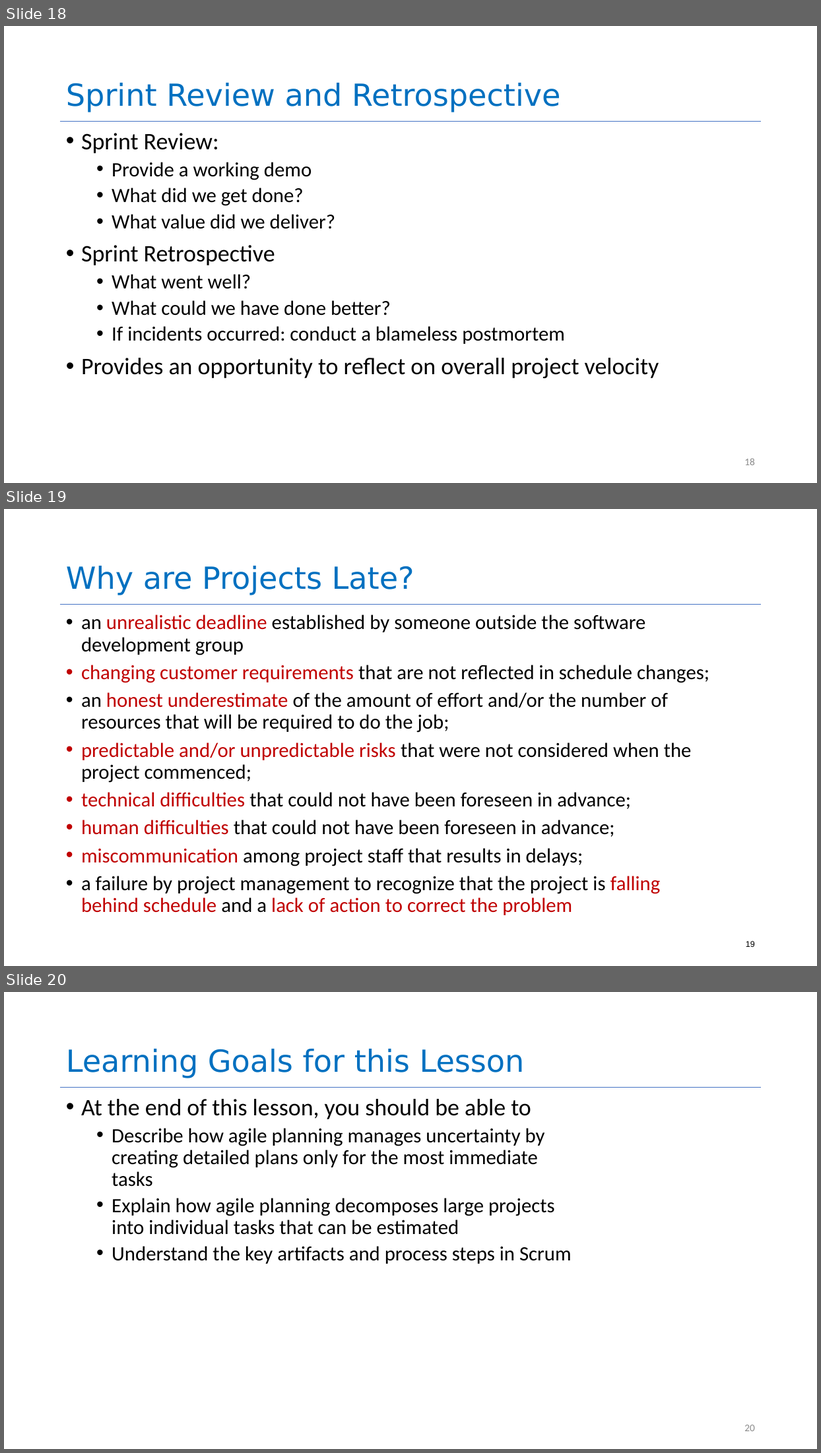
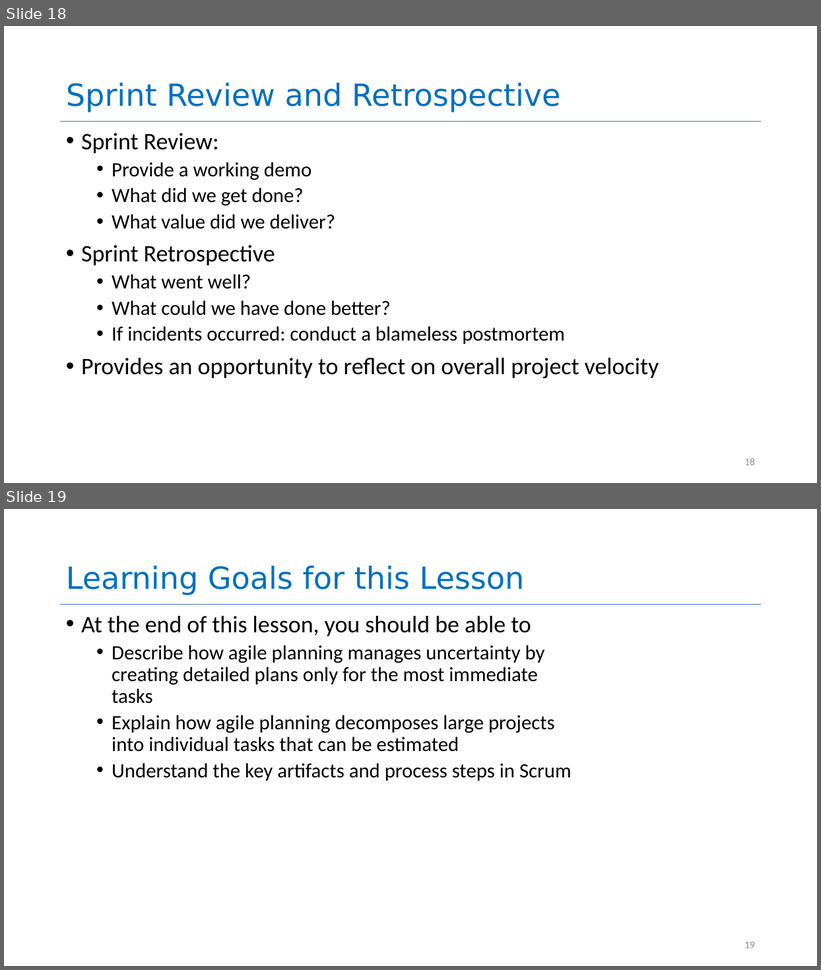
Before and after one commit to neu-se/CS4530-Fall-2022, a slide deck: Slides/Module 06.2 Agile Planning and Estimation.pptx. Shown one above the other, each under a label of ours: slides 18, 19 and 20 before the commit, slides 18 and 19 after it. The pictures are 821x1453 and 821x970 pixels, drawn with LibreOffice and Linux fonts; fonts in the diff are those of the drawing. Boxes give left, top, right and bottom in pixels: in the first picture for what was removed or moved away, otherwise in the second. Text is boxed around its words. In the diff, an @@ line names an element or a change of style, - is before the commit and + after.

```diff
--- a/Slides/Module 06.2 Agile Planning and Estimation.pptx
+++ b/Slides/Module 06.2 Agile Planning and Estimation.pptx
@@ slide 19 removed at (4, 509, 817, 966), background #FFFFFF; not listed: 1 template element that a slide beside it also shows @@
@@ title removed at (66, 566, 415, 595) @@
-Why are Projects Late?
@@ text removed at (81, 615, 710, 916) @@
-• an unrealistic deadline established by someone outside the software development group
-• changing customer requirements that are not reflected in schedule changes;
-• an honest underestimate of the amount of effort and/or the number of resources that will be required to do the job;
-• predictable and/or unpredictable risks that were not considered when the project commenced;
-• technical difficulties that could not have been foreseen in advance;
-• human difficulties that could not have been foreseen in advance;
-• miscommunication among project staff that results in delays;
-• a failure by project management to recognize that the project is falling behind schedule and a lack of action to correct the problem
@@ page number removed at (746, 941, 755, 947) @@
-19
@@ what was slide 20 is now slide 19 @@
@@ page number at (745, 942, 755, 949): text changed @@
-20
+19
```
Also in this commit, not shown: 1 slide changed.
